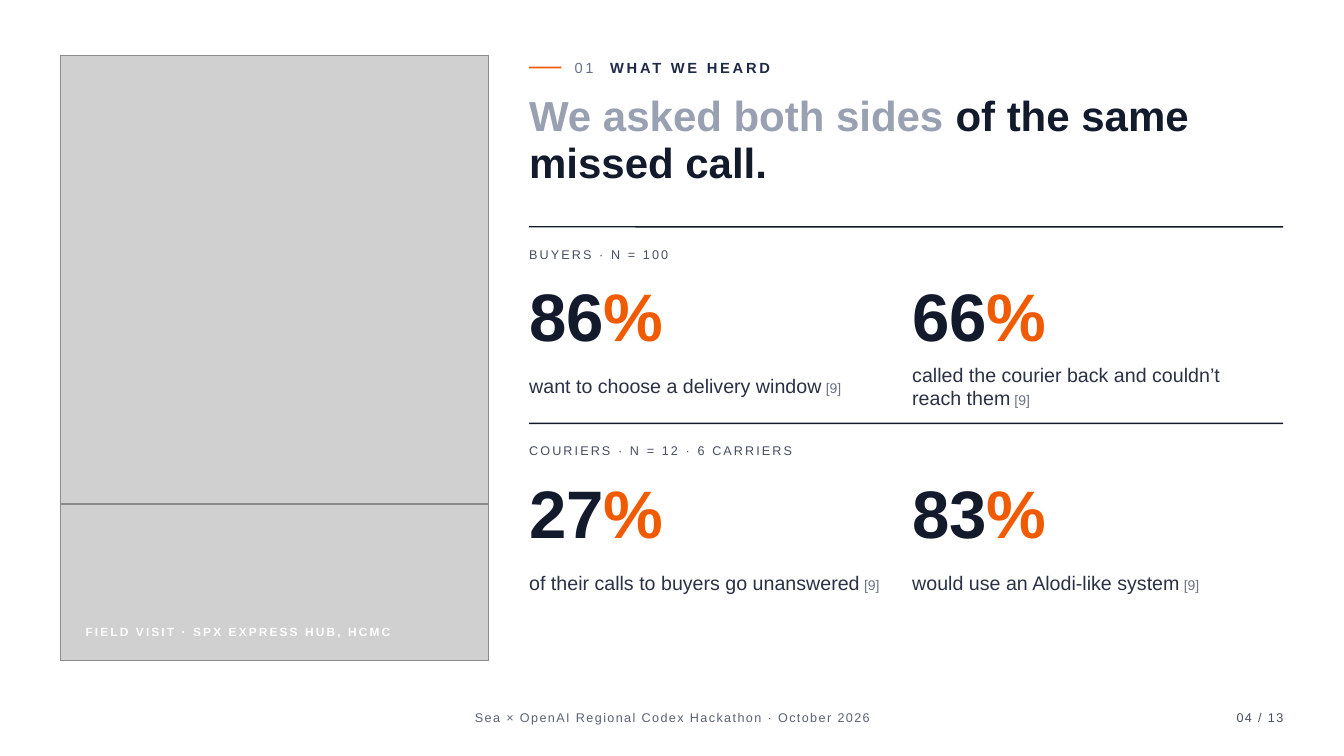
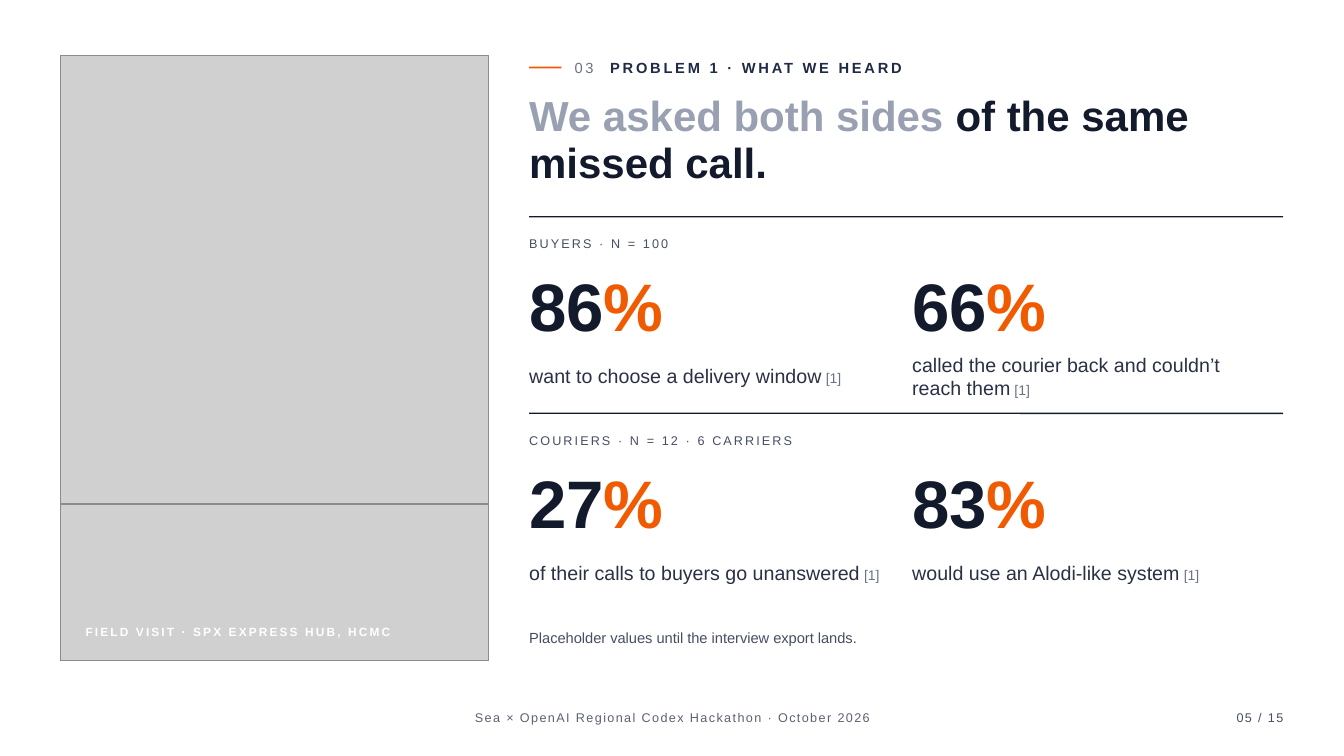
Before and after one commit to BennedictQuanTon/Alodi-Regional-Codex-Hackathon-2026, a slide deck: slide 5 of prep/01-pitch/Alodi-Pitch.pptx (slide 4 before the commit). Drawn at 1344x756 pixels with LibreOffice and Linux fonts; fonts in the diff are those of the drawing; grey boxes stand for pictures; background and template pictures are left out. Boxes give left, top, right and bottom in pixels: in the first picture for what was removed or moved away, otherwise in the second. Text is boxed around its words. In the diff, an @@ line names an element or a change of style, - is before the commit and + after.

```diff
--- a/prep/01-pitch/Alodi-Pitch.pptx
+++ b/prep/01-pitch/Alodi-Pitch.pptx
@@ text at [529,63,718,131]: text changed @@
-01 WHAT WE HEARD
+03 PROBLEM 1 · WHAT WE HEARD
@@ text at [912,357,1220,398]: text changed @@
-called the courier back and couldn’t reach them [9]
+called the courier back and couldn’t reach them [1]
@@ text at [529,368,842,387]: text changed @@
-want to choose a delivery window [9]
+want to choose a delivery window [1]
@@ 6 texts, 2 lines: place and size @@
-6 texts, 2 lines at [529,227,1284,539]
+6 texts, 2 lines at [529,217,1284,529]
@@ text at [529,565,880,584]: text changed @@
-of their calls to buyers go unanswered [9]
+of their calls to buyers go unanswered [1]
@@ text at [912,565,1200,584]: text changed @@
-would use an Alodi-like system [9]
+would use an Alodi-like system [1]
@@ text added at [529,632,857,646], 10.5 pt, text #464E62 @@
+Placeholder values until the interview export lands.
@@ text at [1237,713,1283,722]: text changed @@
-04 / 13
+05 / 15
```
Also in this commit, not shown: 4 other slides changed, 9 slides added, 7 slides removed, 46 other files.
